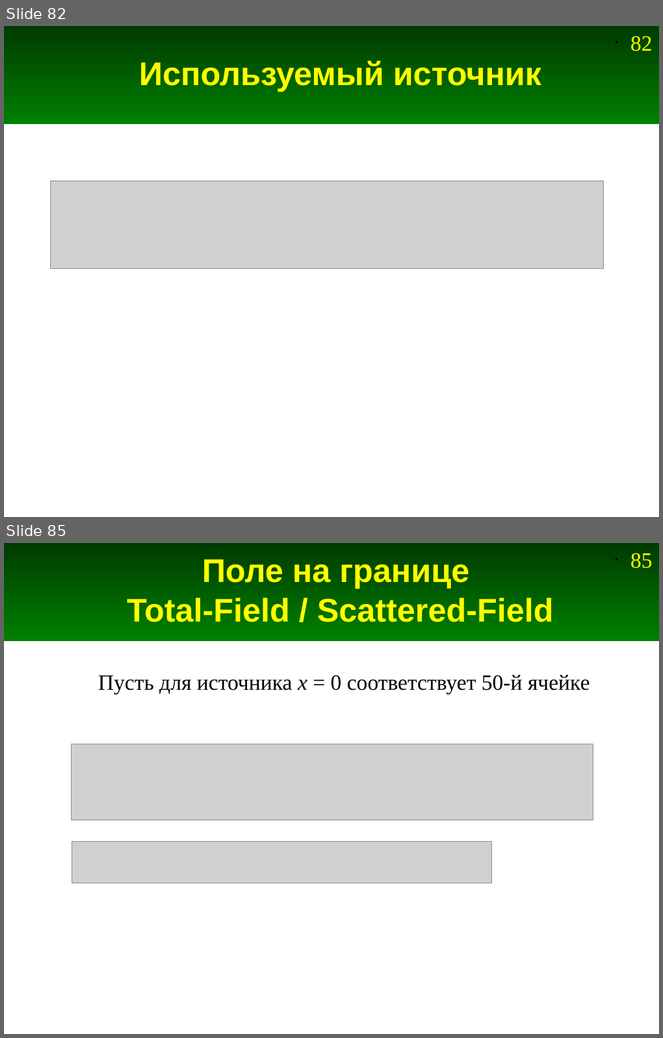
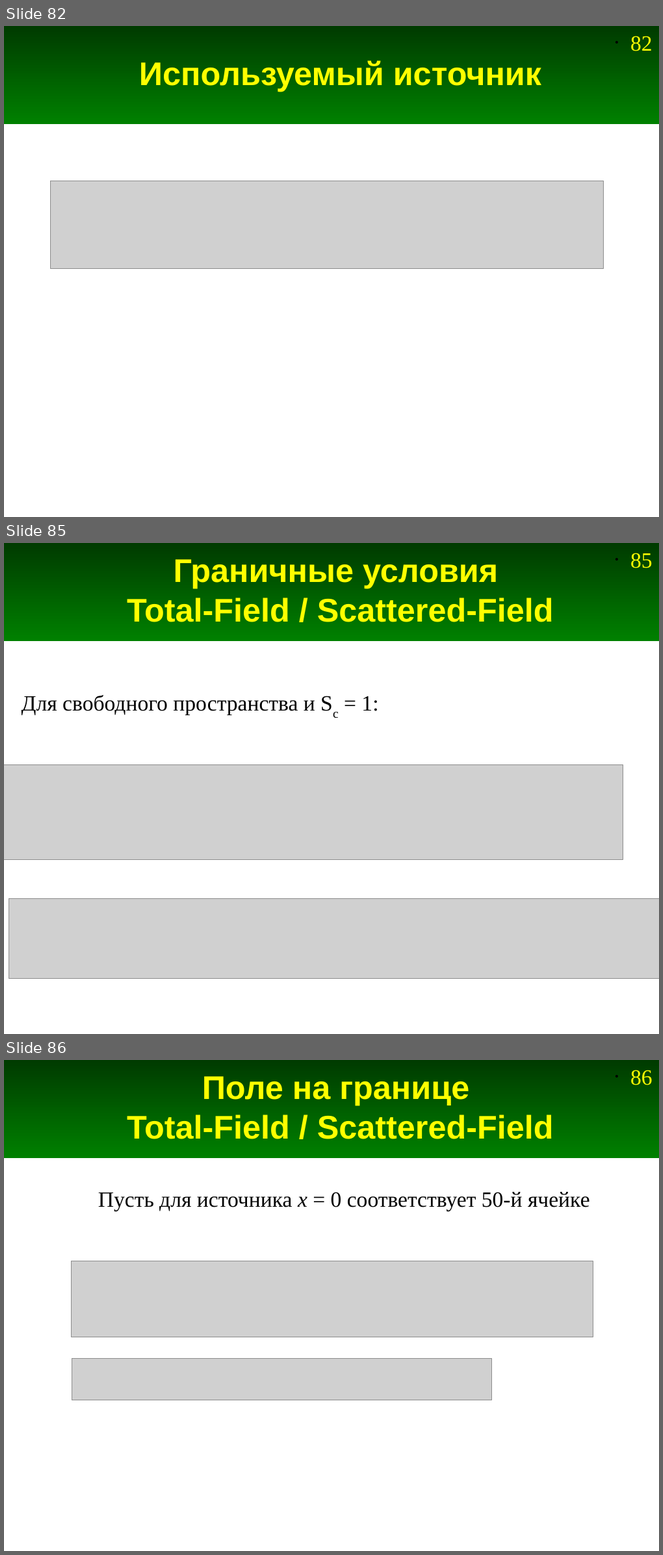
Before and after one commit to andris0147sv/modelling, a slide deck: presentations/2. FDTD.odp. Shown one above the other, each under a label of ours: slides 82 and 85 before the commit, slides 82, 85 and 86 after it; the slides between them are not shown. The pictures are 663x1038 and 663x1555 pixels, drawn with LibreOffice and Linux fonts; fonts in the diff are those of the drawing; grey boxes stand for pictures. Boxes give left, top, right and bottom in pixels: in the first picture for what was removed or moved away, otherwise in the second. Text is boxed around its words. In the diff, an @@ line names an element or a change of style, - is before the commit and + after.

```diff
--- a/presentations/2. FDTD.odp
+++ b/presentations/2. FDTD.odp
@@ slide 85 added at [4, 543, 659, 1034], background #FFFFFF; not listed: 2 template elements that a slide beside it also shows @@
@@ title added at [127, 559, 554, 622], 36 pt, text #FFFF00, bold @@
+Граничные условия
+Total-Field / Scattered-Field
@@ text added at [22, 695, 378, 715], 24 pt, text #000000 @@
+Для свободного пространства и Sc = 1:
@@ picture added at [4, 765, 623, 860] @@
@@ picture added at [9, 899, 659, 979] @@
@@ what was slide 85 is now slide 86 @@
@@ page number at [631, 1070, 653, 1085]: text changed @@
-• 85
+• 86
```
Also in this commit, not shown: 3 slides changed, 1 other slide added, 2 other files.
